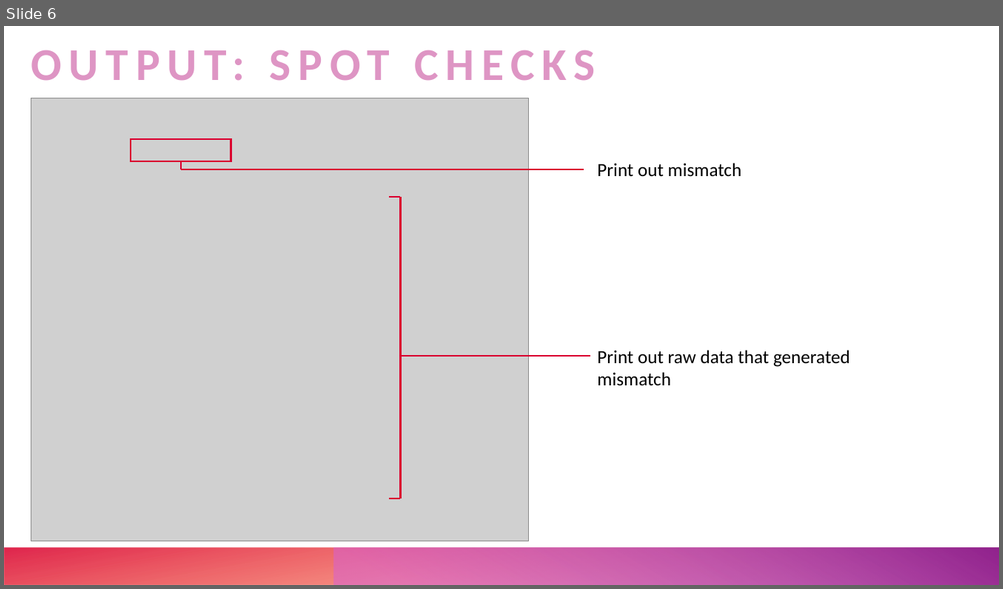
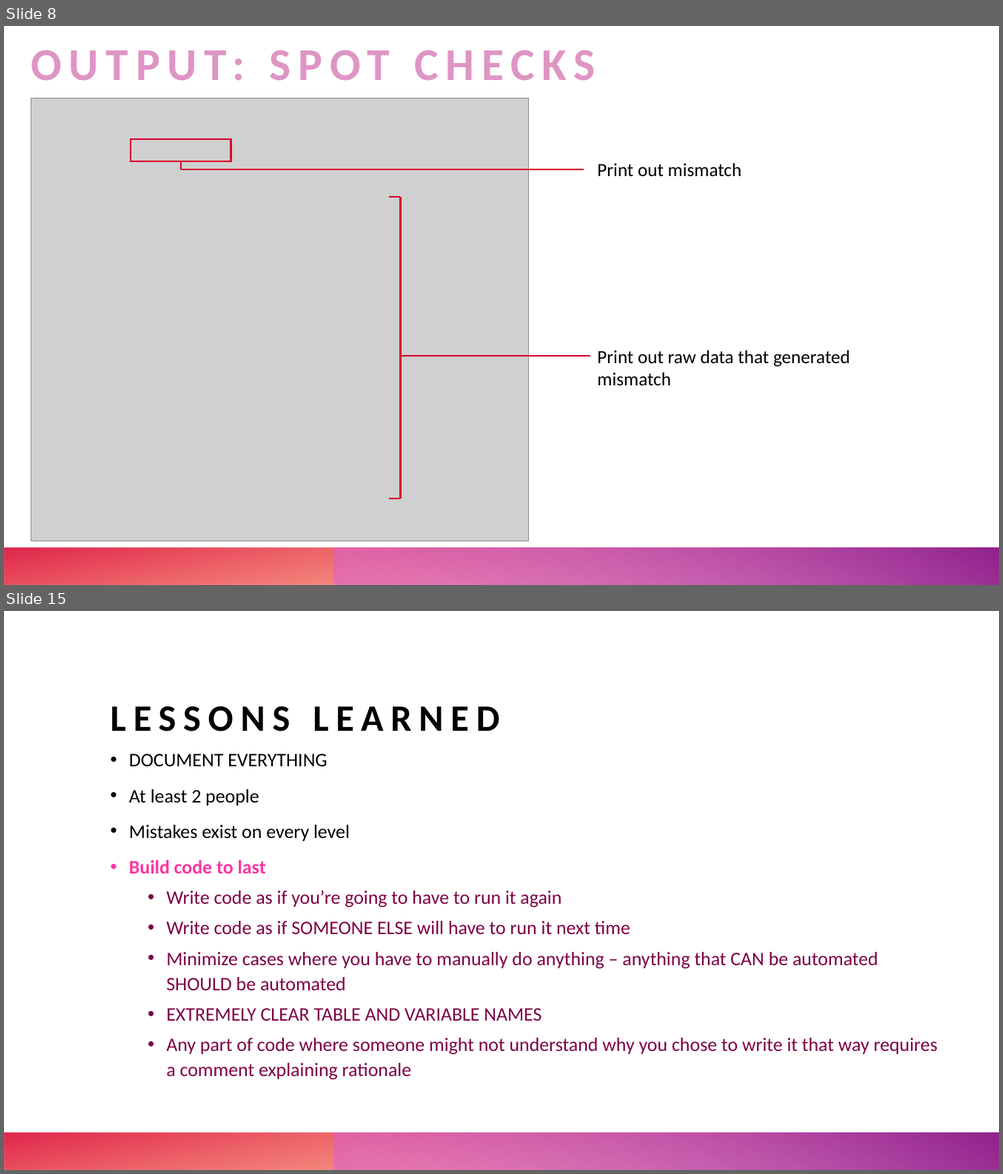
Before and after one commit to UTHealthCHCD-TACC/uthealth-dw, a slide deck: greenplum/datawarehouse/documentation/data-warehouse-QA-summary.pptx. Shown one above the other, each under a label of ours: slide 6 before the commit, slides 8 and 15 after it; the slides between them are not shown. The pictures are 1003x589 and 1003x1174 pixels, drawn with LibreOffice and Linux fonts; fonts in the diff are those of the drawing; grey boxes stand for pictures. Boxes give left, top, right and bottom in pixels: in the first picture for what was removed or moved away, otherwise in the second. Text is boxed around its words. In the diff, an @@ line names an element or a change of style, - is before the commit and + after.

```diff
--- a/greenplum/datawarehouse/documentation/data-warehouse-QA-summary.pptx
+++ b/greenplum/datawarehouse/documentation/data-warehouse-QA-summary.pptx
@@ slide 15 added at bbox=[4, 611, 999, 1170], background #FFFFFF; not listed: 2 template elements that a slide beside it also shows @@
@@ title added at bbox=[111, 706, 499, 732], 36 pt, text #000000, bold @@
+LESSONS LEARNED
@@ text added at bbox=[129, 754, 937, 1080], 18.5 pt, text #7D0145 @@
+• DOCUMENT EVERYTHING
+• At least 2 people
+• Mistakes exist on every level
+• Build code to last
+  • Write code as if you’re going to have to run it again
+  • Write code as if SOMEONE ELSE will have to run it next time
+  • Minimize cases where you have to manually do anything – anything that CAN be automated SHOULD be automated
+  • EXTREMELY CLEAR TABLE AND VARIABLE NAMES
+  • Any part of code where someone might not understand why you chose to write it that way requires a comment explaining rationale
@@ what was slide 6 is now slide 8 @@
```
Also in this commit, not shown: 6 slides changed, 7 other slides added, 3 slides removed, 6 other files.
